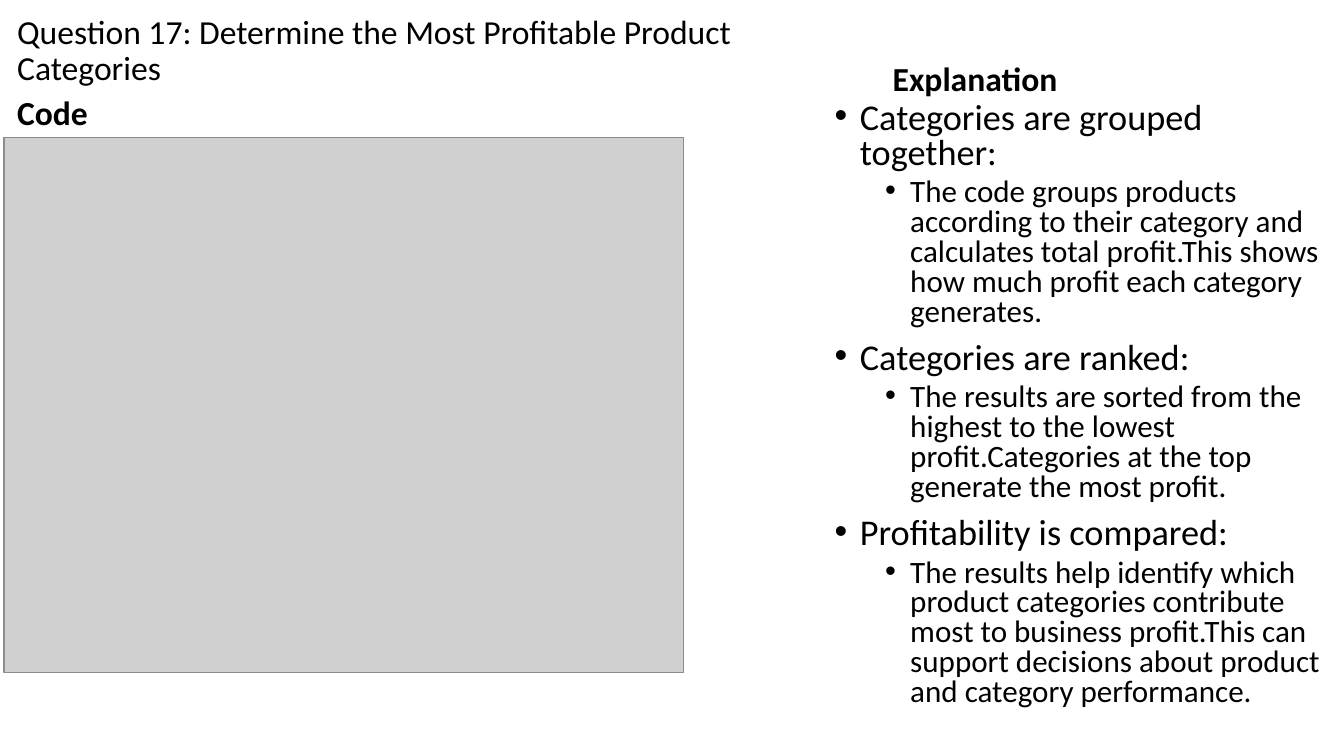
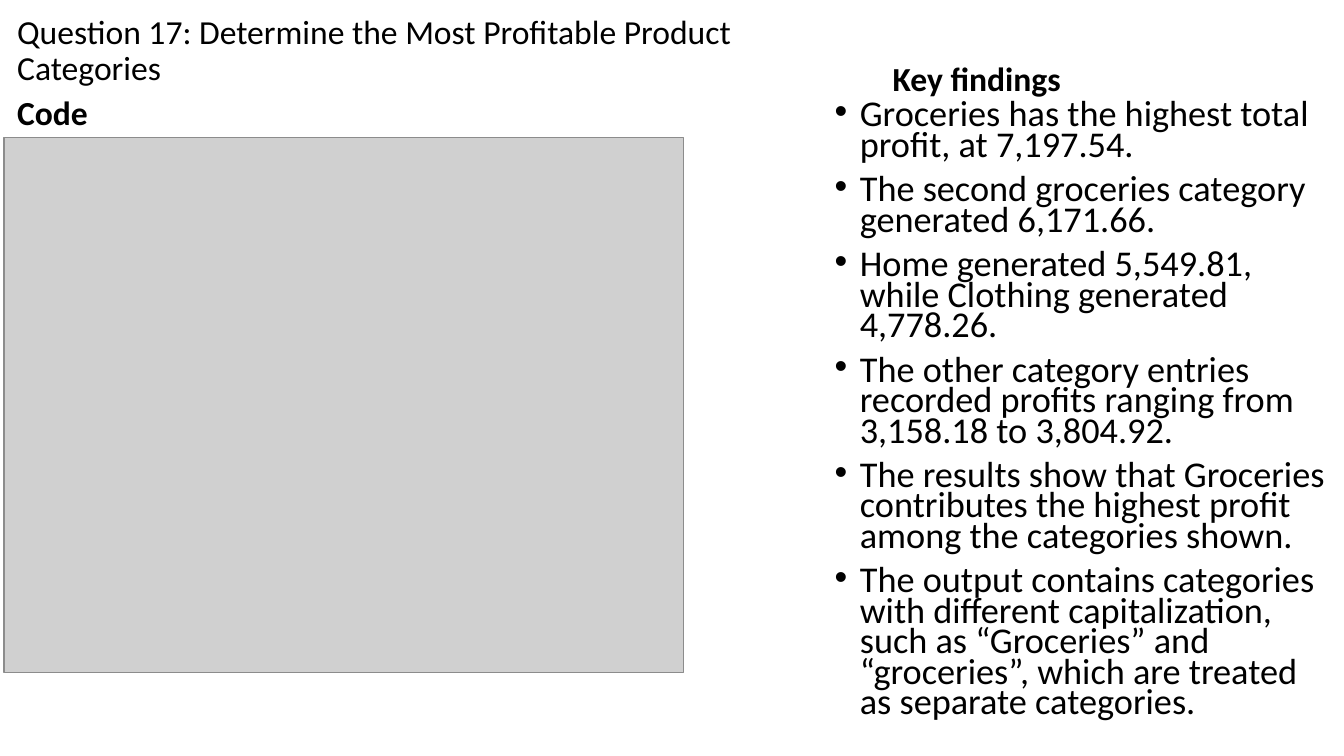
Before and after one commit to roykiptala/Datascience-workshop, a slide deck: slide 32 of Projects/RETAIL SALES AND CUSTOMER ANALYTICS.pptx (slide 31 before the commit). Drawn at 1344x756 pixels with LibreOffice and Linux fonts; fonts in the diff are those of the drawing; grey boxes stand for pictures. Boxes give left, top, right and bottom in pixels: in the first picture for what was removed or moved away, otherwise in the second. Text is boxed around its words. In the diff, an @@ line names an element or a change of style, - is before the commit and + after.

```diff
--- a/Projects/RETAIL SALES AND CUSTOMER ANALYTICS.pptx
+++ b/Projects/RETAIL SALES AND CUSTOMER ANALYTICS.pptx
@@ text at (893, 67, 1061, 97): text changed @@
-Explanation
+Key findings
@@ text at (860, 96, 1325, 721): text changed; size 22.2 to 25.9 pt @@
-• Categories are grouped together:
-  • The code groups products according to their category and calculates total profit.This shows how much profit each category generates.
-• Categories are ranked:
-  • The results are sorted from the highest to the lowest profit.Categories at the top generate the most profit.
-• Profitability is compared:
-  • The results help identify which product categories contribute most to business profit.This can support decisions about product and category performance.
+• Groceries has the highest total profit, at 7,197.54.
+• The second groceries category generated 6,171.66.
+• Home generated 5,549.81, while Clothing generated 4,778.26.
+• The other category entries recorded profits ranging from 3,158.18 to 3,804.92.
+• The results show that Groceries contributes the highest profit among the categories shown.
+• The output contains categories with different capitalization, such as “Groceries” and “groceries”, which are treated as separate categories.
```
Also in this commit, not shown: 34 other slides changed, 1 slide added, 8 other files.
